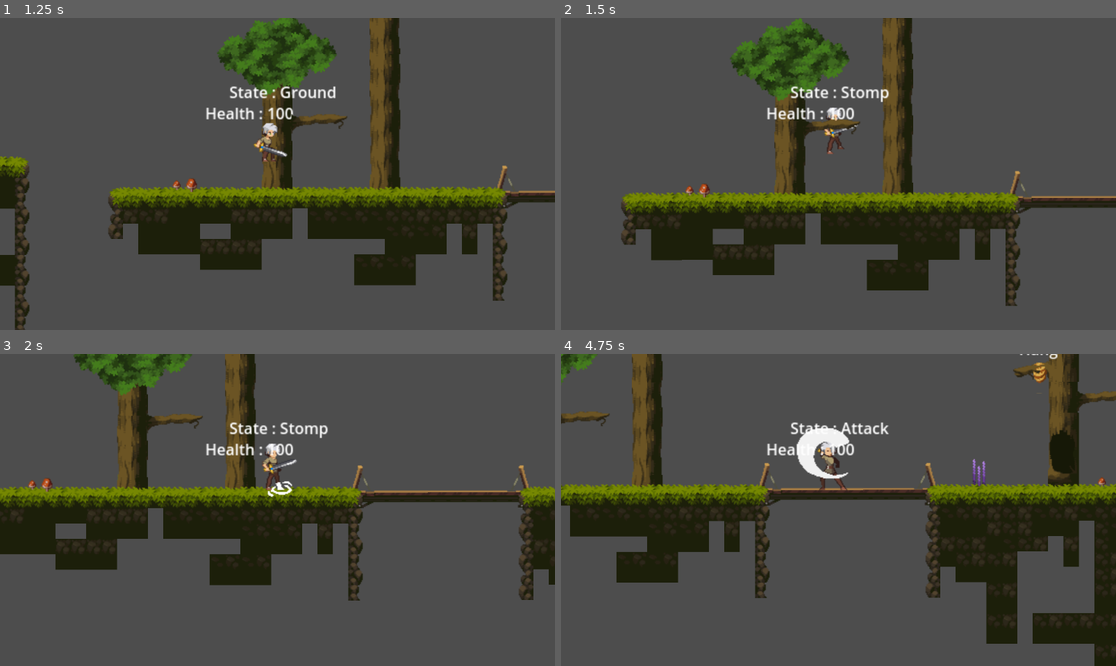
Above: before the commit, frames 1-4 (two rows, left to right).
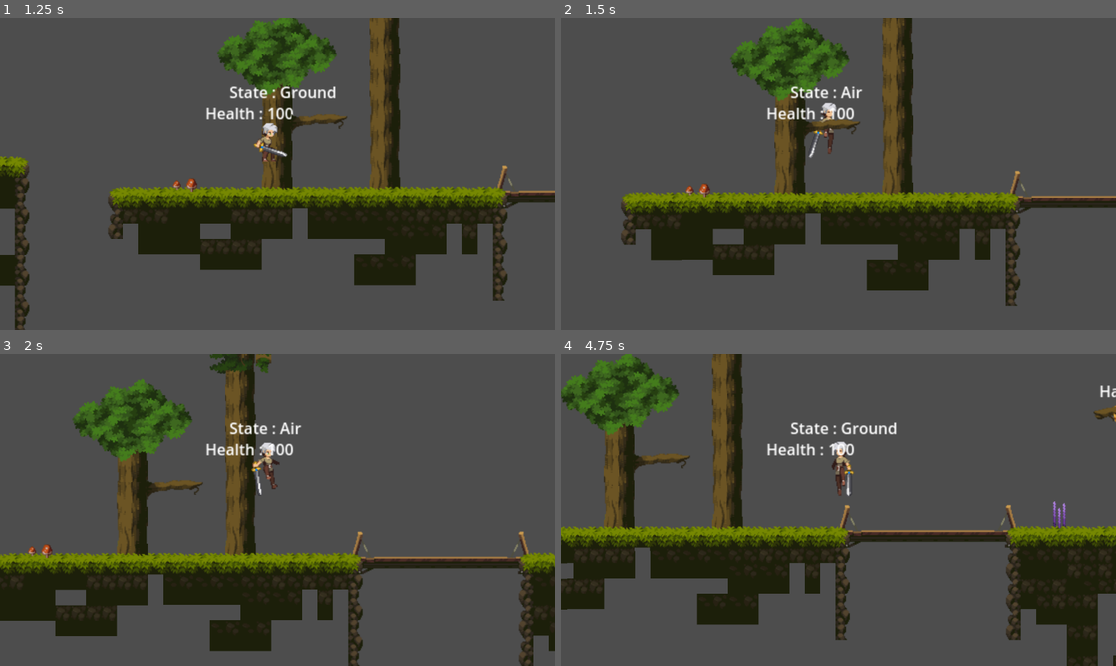
Above: after the commit, the same moments.

Repository: aarond077/FantasyPlattformer
Game: Godot game, scene res://Level/level.tscn
Same seed, same stepped clock (60 frames per second), same inputs: the game is played once before the commit and once after it.
Inputs:
- Up to frame 1 (1.25 s): tap Enter at 0.5 s; hold D (move_right) from 0.53 s (still down); hold F (attack) from 0.53 s (still down); tap Space (jump) at 0.77, 1.07 s; tap X (stomp) at 0.8 s
- Up to frame 2 (1.5 s): keep holding D (move_right); release F (attack) at 1.28 s; tap X (stomp) at 1.35 s
- Up to frame 3 (2 s): keep holding D (move_right); tap Space (jump) at 1.52, 1.55, 1.82 s
- Up to frame 4 (4.75 s): release D (move_right) at 2.03 s; hold A (move_left) 2.03-2.78 s; hold Space (jump) 2.03-2.78 s; tap F (attack) at 2.3, 2.85, 4.55 s; hold D (move_right) 2.78-4.28 s; tap Space (jump) at 3.02, 3.32, 3.77, 3.8, 4.07, 4.52 s; tap X (stomp) at 3.05, 4.35 s; hold Shift (shift) 3.53-4.28 s; hold A (move_left) from 4.28 s (still down)

Frame 1 is identical in both runs. In frame 2, 0.5% of the frame differs, in the area x 44-60%, y 21-45%; in frame 3, 36%; in frame 4, 42%, in the area x 0-100%, y 0-100%.

Commit message:
Bugfix: Attack in air

Diff:
--- a/objects/Character/Swordmen/ground_state.gd
+++ b/objects/Character/Swordmen/ground_state.gd
@@ -8,6 +8,7 @@
 @onready var can_transition : bool = false
 @onready var can_dash : bool = true
 @onready var dash_state : PlayerDashState = $"../Dash"
+@onready var state_machine : FiniteStateMachine = $".."
 # Called when the node enters the scene tree for the first time.
 
 
@@ -28,15 +29,16 @@
 	owner.direction = Input.get_vector("move_left", "move_right", "move_up", "move_down")
 
 func state_input(event : InputEvent):
-	if(event.is_action_pressed("jump")):
-		jump()
-	elif(event.is_action_pressed("attack")):
-		attack()
-	elif(event.is_action_pressed("stomp")):
-		stomp()
+	if character.is_on_floor():
+		if(event.is_action_pressed("jump")):
+			jump()
+		elif(event.is_action_pressed("attack")):
+			attack()
+		elif(event.is_action_pressed("stomp")):
+			stomp()
 
-	if(can_dash):
-		get_dash_direction(event)
+		if(can_dash):
+			get_dash_direction(event)
 
 #	if(Input.is_action_just_pressed("move_right")
 #		or Input.is_action_just_pressed("move_left")
